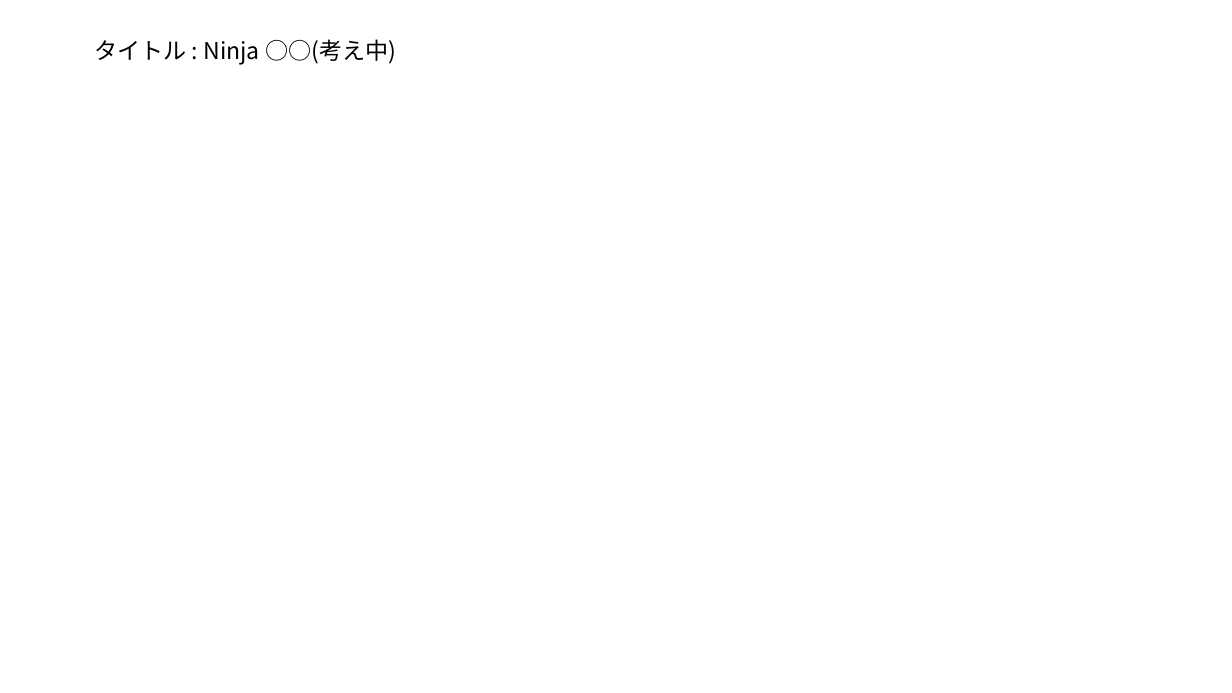
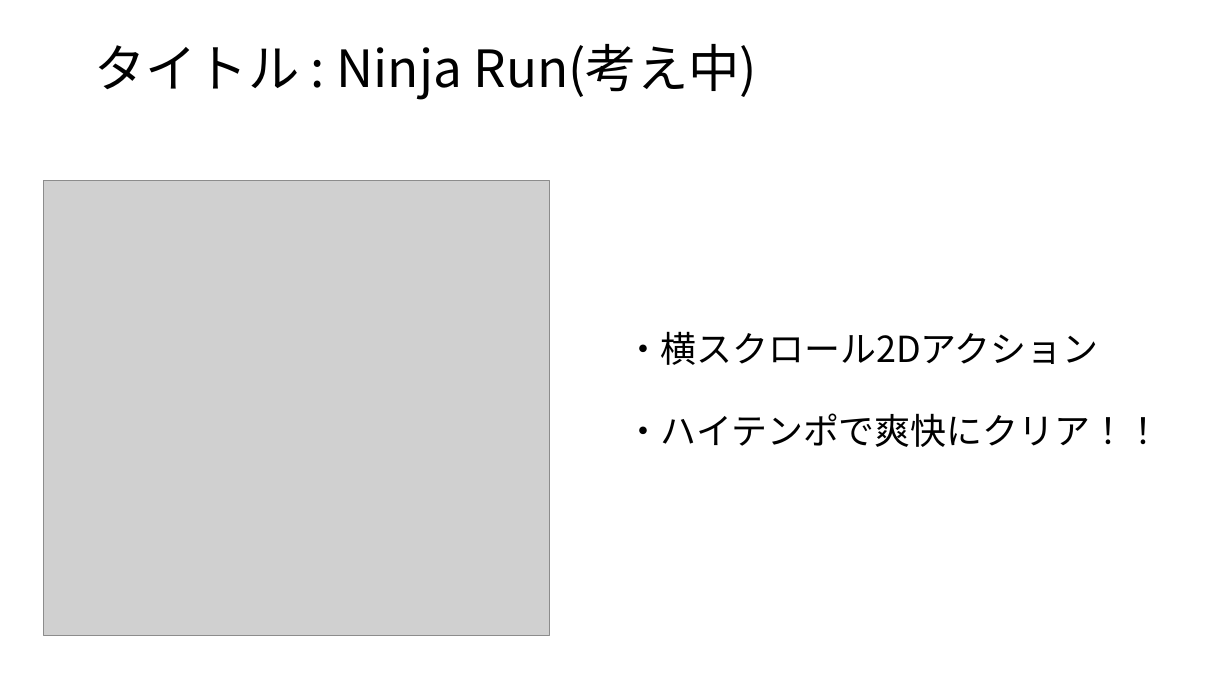
Before and after one commit to Shingo-Takenaka/Employment-work, a slide deck: slide 1 of 企画書/就職作品企画書.pptx. Drawn at 1232x693 pixels with LibreOffice and Linux fonts; fonts in the diff are those of the drawing; grey boxes stand for pictures. Boxes give left, top, right and bottom in pixels: in the first picture for what was removed or moved away, otherwise in the second. Text is boxed around its words. In the diff, an @@ line names an element or a change of style, - is before the commit and + after.

```diff
--- a/企画書/就職作品企画書.pptx
+++ b/企画書/就職作品企画書.pptx
@@ text at (94,44,758,100): text changed; size 18 to 40 pt @@
-タイトル : Ninja ○○(考え中)
+タイトル : Ninja Run(考え中)
@@ picture added at (43,180,549,635) @@
@@ text added at (625,331,1098,365), 28 pt, text #000000 @@
+・横スクロール2Dアクション
@@ text added at (625,413,1162,447), 28 pt, text #000000 @@
+・ハイテンポで爽快にクリア！！
```
Also in this commit, not shown: 2 other files.
